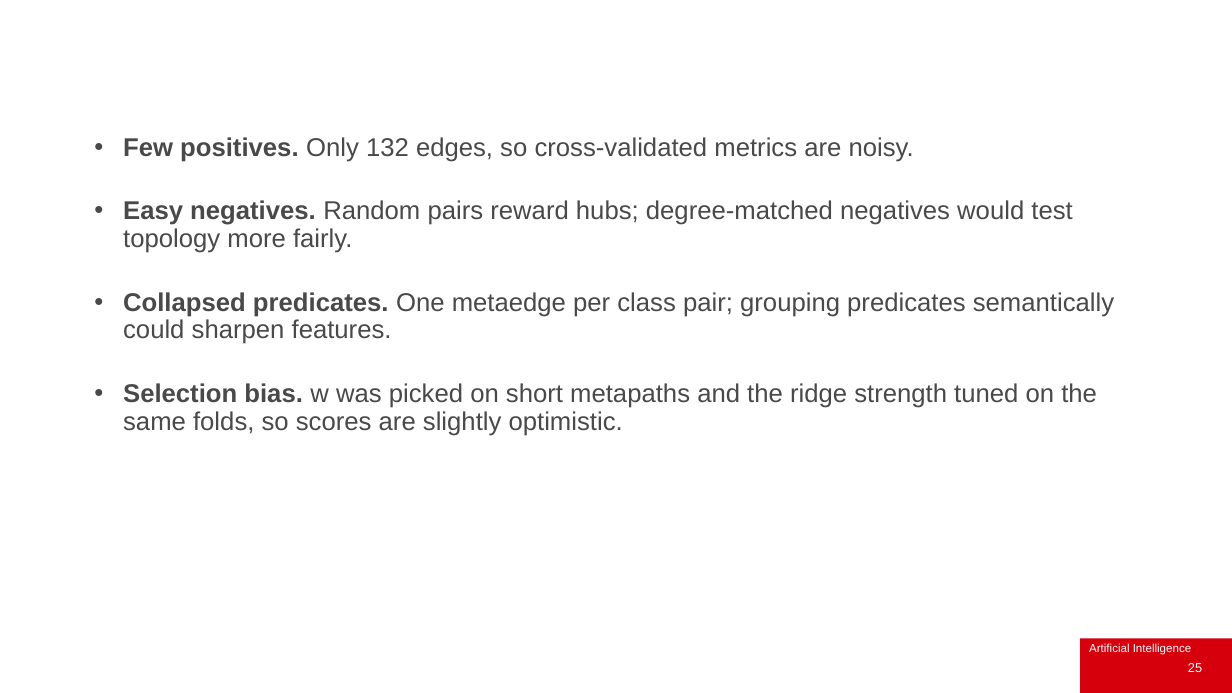
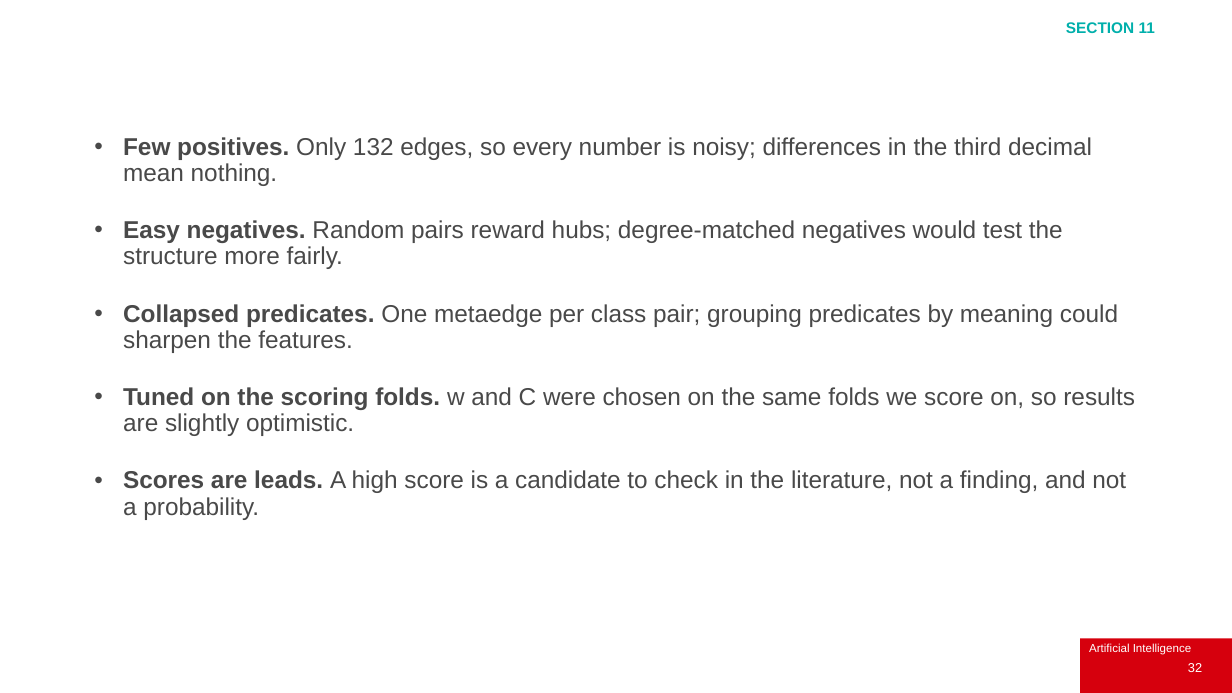
Before and after one commit to IainStyles/Knowledge-Engineering-2026, a slide deck: slide 32 of Slides/ECS8052 Week 8 2026-11-16 Part 1.pptx (slide 25 before the commit). Drawn at 1232x693 pixels with LibreOffice and Linux fonts; fonts in the diff are those of the drawing; background and template pictures are left out. Boxes give left, top, right and bottom in pixels: in the first picture for what was removed or moved away, otherwise in the second. Text is boxed around its words. In the diff, an @@ line names an element or a change of style, - is before the commit and + after.

```diff
--- a/Slides/ECS8052 Week 8 2026-11-16 Part 1.pptx
+++ b/Slides/ECS8052 Week 8 2026-11-16 Part 1.pptx
@@ text added at (x1=1066, y1=22, x2=1155, y2=33), 12 pt, text #00AFAB, bold @@
+SECTION 11
@@ text at (x1=123, y1=137, x2=1135, y2=520): text changed; size 20 to 19 pt @@
-• Few positives. Only 132 edges, so cross-validated metrics are noisy.
-• Easy negatives. Random pairs reward hubs; degree-matched negatives would test topology more fairly.
-• Collapsed predicates. One metaedge per class pair; grouping predicates semantically could sharpen features.
-• Selection bias. w was picked on short metapaths and the ridge strength tuned on the same folds, so scores are slightly optimistic.
+• Few positives. Only 132 edges, so every number is noisy; differences in the third decimal mean nothing.
+• Easy negatives. Random pairs reward hubs; degree-matched negatives would test the structure more fairly.
+• Collapsed predicates. One metaedge per class pair; grouping predicates by meaning could sharpen the features.
+• Tuned on the scoring folds. w and C were chosen on the same folds we score on, so results are slightly optimistic.
+• Scores are leads. A high score is a candidate to check in the literature, not a finding, and not a probability.
@@ page number at (x1=1188, y1=663, x2=1202, y2=672): text changed @@
-25
+32
```
Also in this commit, not shown: 20 other slides changed, 14 slides added, 6 slides removed, 17 other files.
